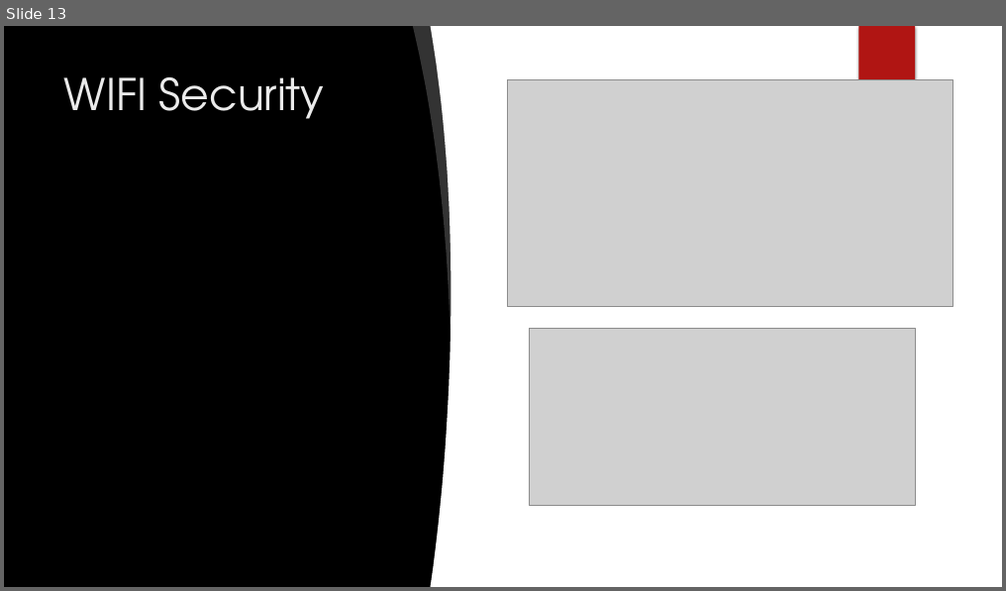
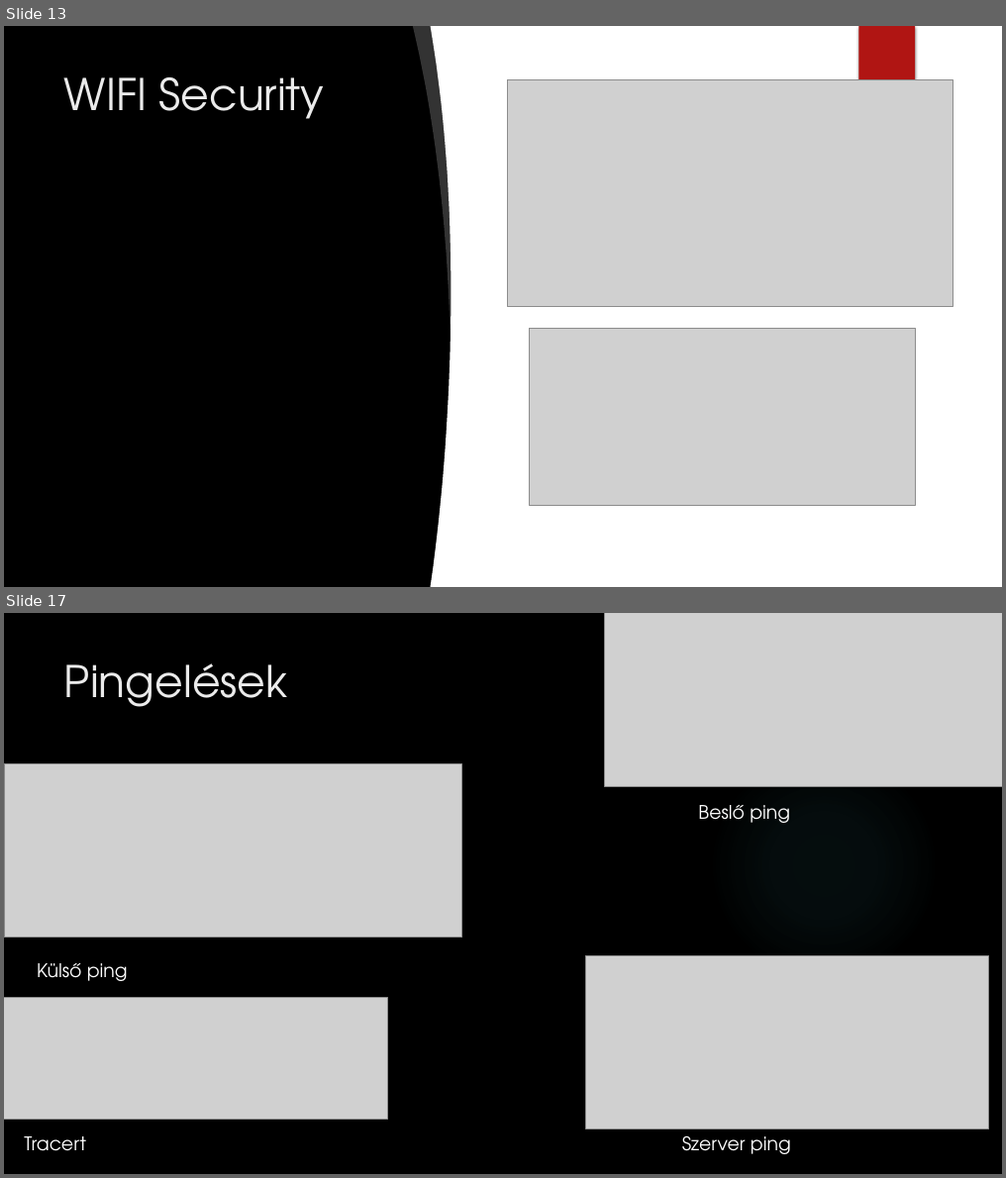
Before and after one commit to LajkaK2006/BorsodNet, a slide deck: Tacos KFT.pptx. Shown one above the other, each under a label of ours: slide 13 before the commit, slides 13 and 17 after it; the slides between them are not shown. The pictures are 1006x591 and 1006x1178 pixels, drawn with LibreOffice and Linux fonts; fonts in the diff are those of the drawing; grey boxes stand for pictures; background and template pictures are left out. Boxes give left, top, right and bottom in pixels: in the first picture for what was removed or moved away, otherwise in the second. Text is boxed around its words. In the diff, an @@ line names an element or a change of style, - is before the commit and + after.

```diff
--- a/Tacos KFT.pptx
+++ b/Tacos KFT.pptx
@@ slide 17 added at (4, 613, 1002, 1174), background picture (left out); not listed: 2 template elements that a slide beside it also shows @@
@@ picture added at (605, 613, 1002, 786) @@
@@ title added at (64, 663, 288, 707), 42 pt, text #EBEBEB @@
+Pingelések
@@ picture added at (4, 764, 461, 937) @@
@@ text added at (698, 805, 790, 823), 18 pt, text #FFFFFF @@
+Beslő ping
@@ text added at (37, 963, 128, 981), 18 pt, text #FFFFFF @@
+Külső ping
@@ picture added at (586, 956, 989, 1129) @@
@@ picture added at (4, 998, 387, 1119) @@
@@ text added at (24, 1137, 86, 1152), 18 pt, text #FFFFFF @@
+Tracert
@@ text added at (682, 1137, 791, 1155), 18 pt, text #FFFFFF @@
+Szerver ping
```
Also in this commit, not shown: 5 slides changed, 5 other slides added, 2 slides removed, 1 other file.
